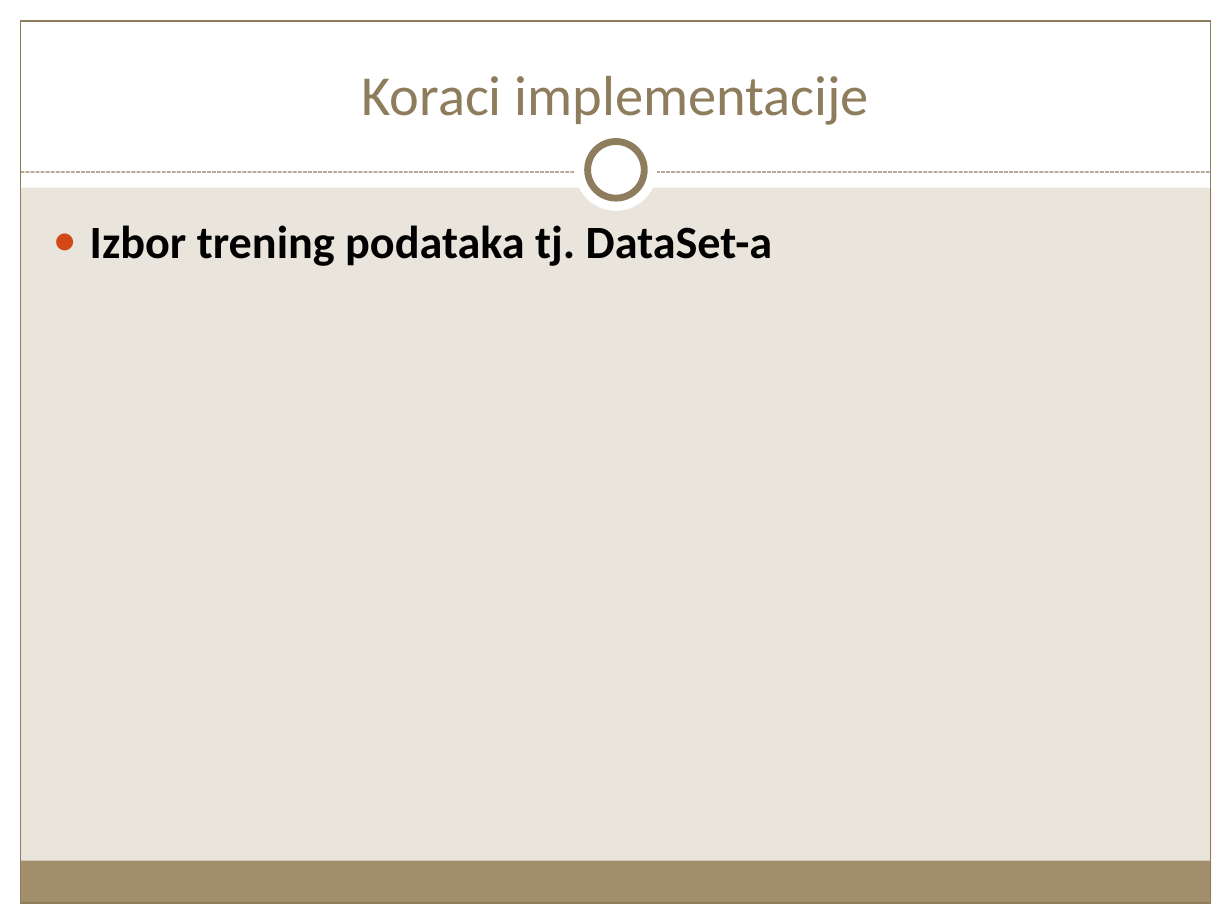
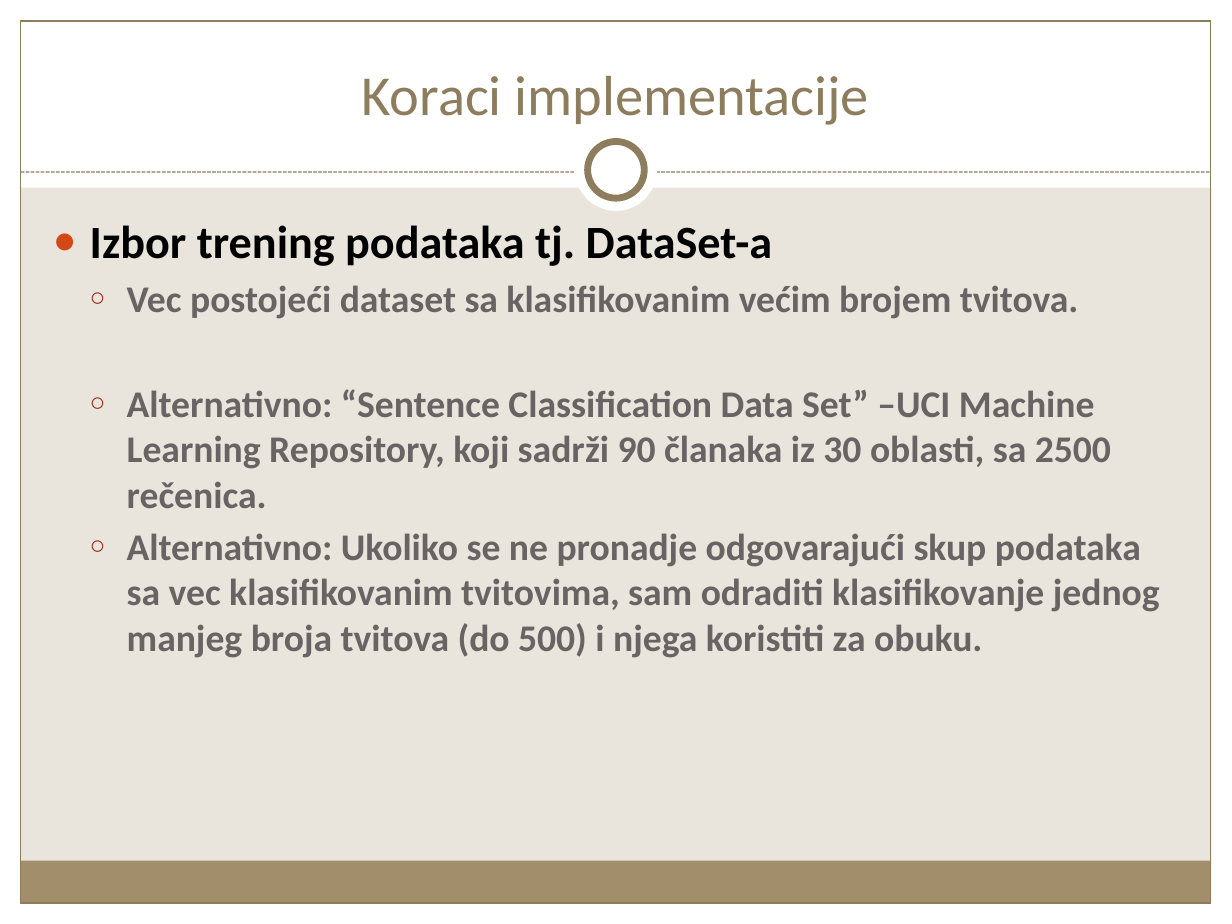
Before and after one commit to GavriloDrljaca/ANNProject, a slide deck: slide 6 of Semanticka_klasifikacija_GavriloDrljaca.pptx. Drawn at 1232x924 pixels with LibreOffice and Linux fonts; fonts in the diff are those of the drawing. Boxes give left, top, right and bottom in pixels: in the first picture for what was removed or moved away, otherwise in the second. Text is boxed around its words. In the diff, an @@ line names an element or a change of style, - is before the commit and + after.

```diff
--- a/Semanticka_klasifikacija_GavriloDrljaca.pptx
+++ b/Semanticka_klasifikacija_GavriloDrljaca.pptx
@@ text at box(127, 285, 1160, 658): paragraphs added @@
+  ○ Vec postojeći dataset sa klasifikovanim većim brojem tvitova.
+  ○ Alternativno: “Sentence Classification Data Set” –UCI Machine Learning Repository, koji sadrži 90 članaka iz 30 oblasti, sa 2500 rečenica.
+  ○ Alternativno: Ukoliko se ne pronadje odgovarajući skup podataka sa vec klasifikovanim tvitovima, sam odraditi klasifikovanje jednog manjeg broja tvitova (do 500) i njega koristiti za obuku.
```
Also in this commit, not shown: 2 other slides changed, 5 slides added.
